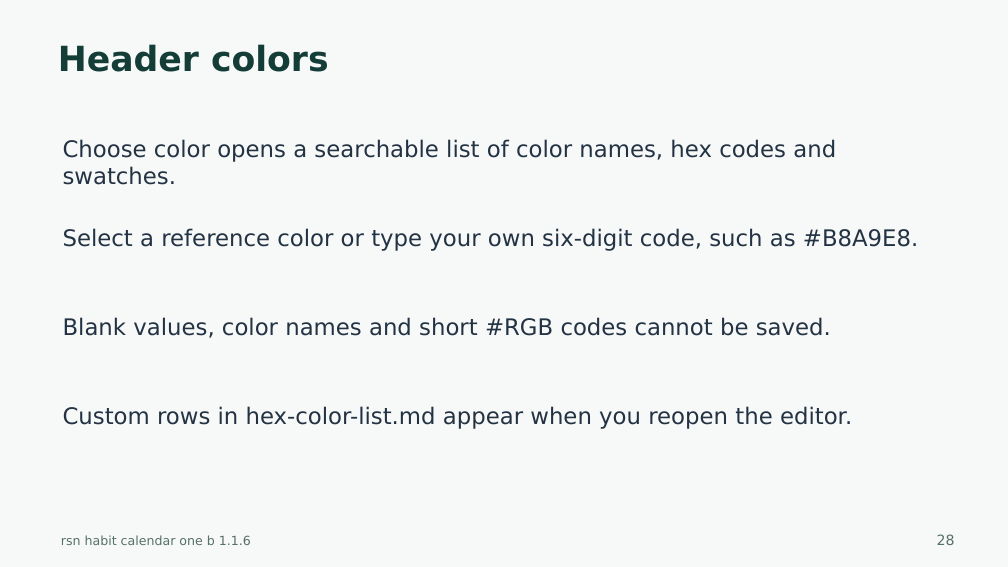
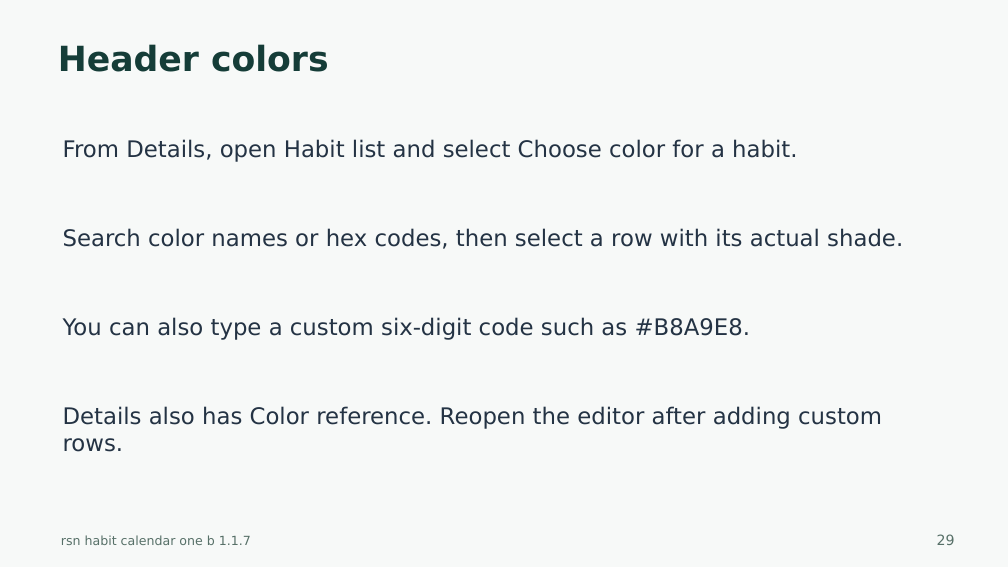
Before and after one commit to harharhari/rsn-habit-tracker-obsidian-plugin, a slide deck: slide 29 of docs/rsn-habit-calendar-one-b-tutorial.pptx (slide 28 before the commit). Drawn at 1008x567 pixels with LibreOffice and Linux fonts; fonts in the diff are those of the drawing. Boxes give left, top, right and bottom in pixels: in the first picture for what was removed or moved away, otherwise in the second. Text is boxed around its words. In the diff, an @@ line names an element or a change of style, - is before the commit and + after.

```diff
--- a/docs/rsn-habit-calendar-one-b-tutorial.pptx
+++ b/docs/rsn-habit-calendar-one-b-tutorial.pptx
@@ text at [63, 139, 797, 162]: text changed @@
-Choose color opens a searchable list of color names, hex codes and swatches.
+From Details, open Habit list and select Choose color for a habit.
@@ text at [63, 228, 903, 249]: text changed @@
-Select a reference color or type your own six-digit code, such as #B8A9E8.
+Search color names or hex codes, then select a row with its actual shade.
@@ text at [63, 317, 750, 340]: text changed @@
-Blank values, color names and short #RGB codes cannot be saved.
+You can also type a custom six-digit code such as #B8A9E8.
@@ text at [63, 406, 882, 452]: text changed @@
-Custom rows in hex-color-list.md appear when you reopen the editor.
+Details also has Color reference. Reopen the editor after adding custom rows.
@@ text at [61, 535, 251, 545]: text changed @@
-rsn habit calendar one b 1.1.6
+rsn habit calendar one b 1.1.7
@@ text at [937, 534, 955, 545]: text changed @@
-28
+29
```
Also in this commit, not shown: 43 other slides changed, 1 slide added, 34 other files.
